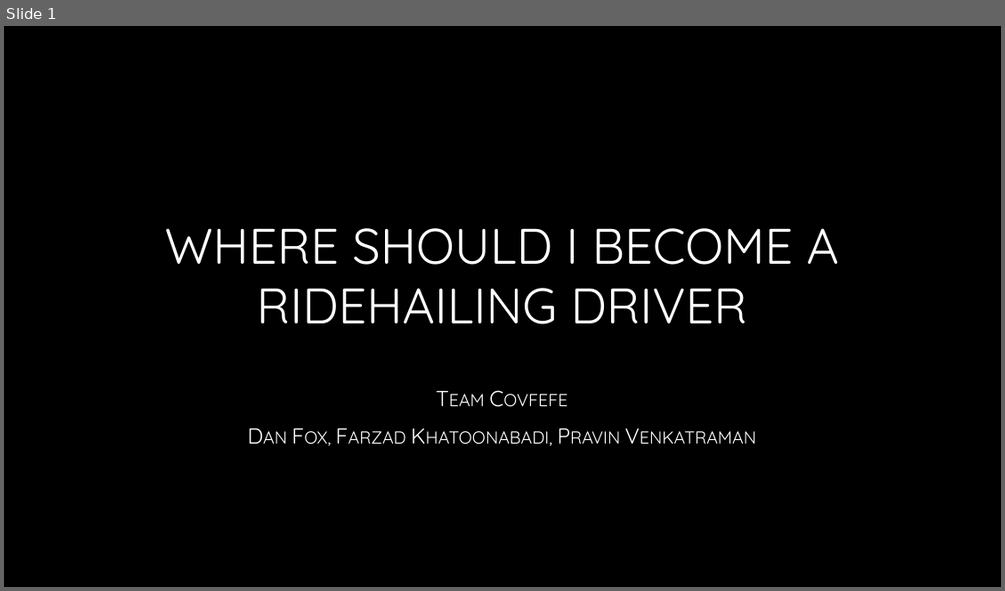
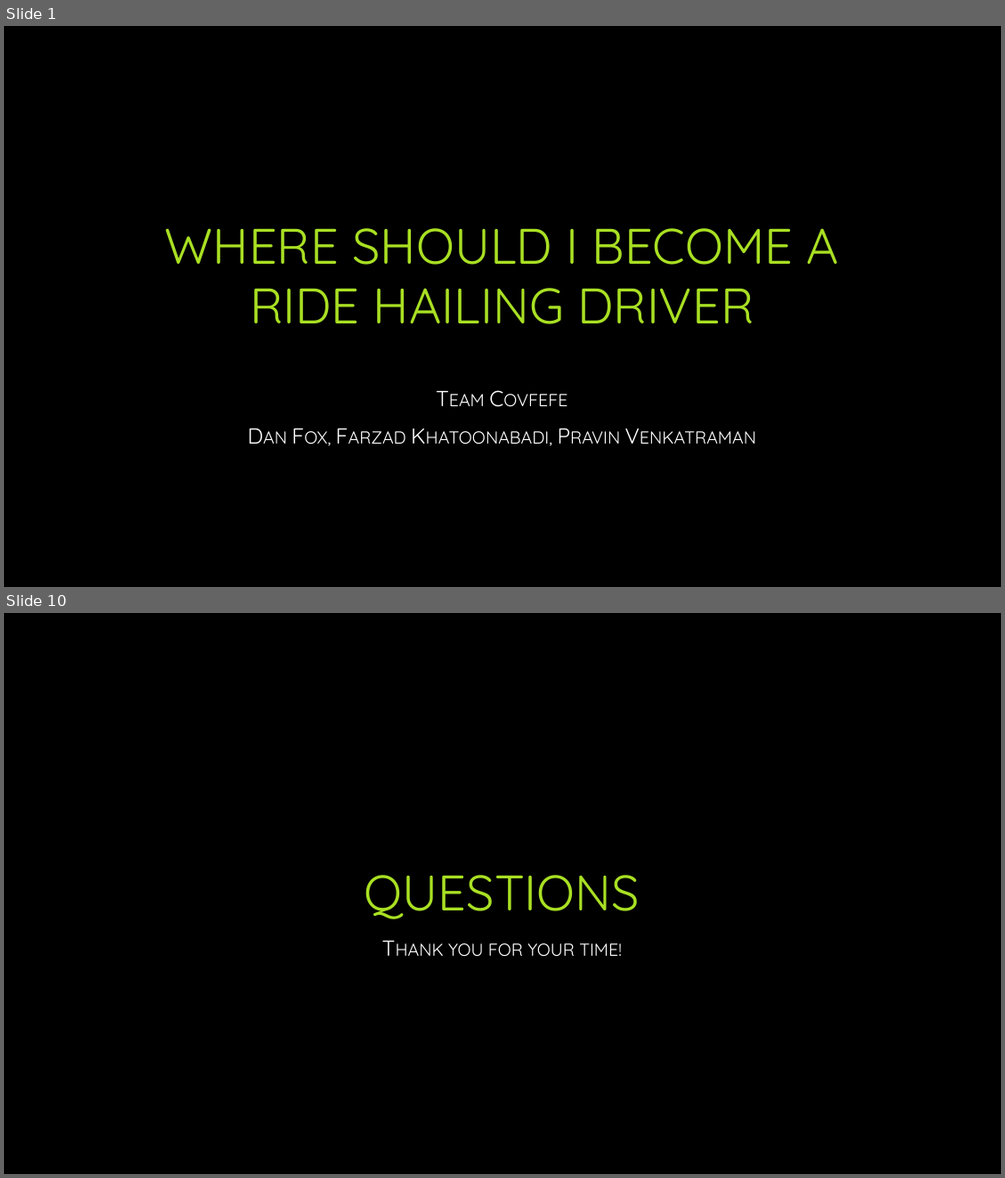
Before and after one commit to df-danfox/Data_Viz_Project, a slide deck: Project 1.pptx. Shown one above the other, each under a label of ours: slide 1 before the commit, slides 1 and 10 after it; the slides between them are not shown. The pictures are 1005x591 and 1005x1178 pixels, drawn with LibreOffice and Linux fonts; fonts in the diff are those of the drawing; background and template pictures are left out. Boxes give left, top, right and bottom in pixels: in the first picture for what was removed or moved away, otherwise in the second. Text is boxed around its words. In the diff, an @@ line names an element or a change of style, - is before the commit and + after.

```diff
--- a/Project 1.pptx
+++ b/Project 1.pptx
@@ slide 10 added at box(4, 613, 1001, 1174), background picture (left out) @@
@@ title added at box(364, 875, 640, 919), 48 pt, text #A9E023 @@
+QUESTIONS
@@ subtitle added at box(448, 943, 622, 957), 21 pt, text #FFFFFF, small capitals @@
+Thank you for your time!
@@ slide 1 changed as well @@
@@ title at box(165, 228, 839, 324): text changed; text colour gradient #FFFFFF to #A6A6A6 to #A9E023 @@
-WHERE SHOULD I BECOME A RIDEHAILING DRIVER
+WHERE SHOULD I BECOME A RIDE HAILING DRIVER
```
Also in this commit, not shown: 2 other slides changed, 6 other slides added, 5 slides removed.
